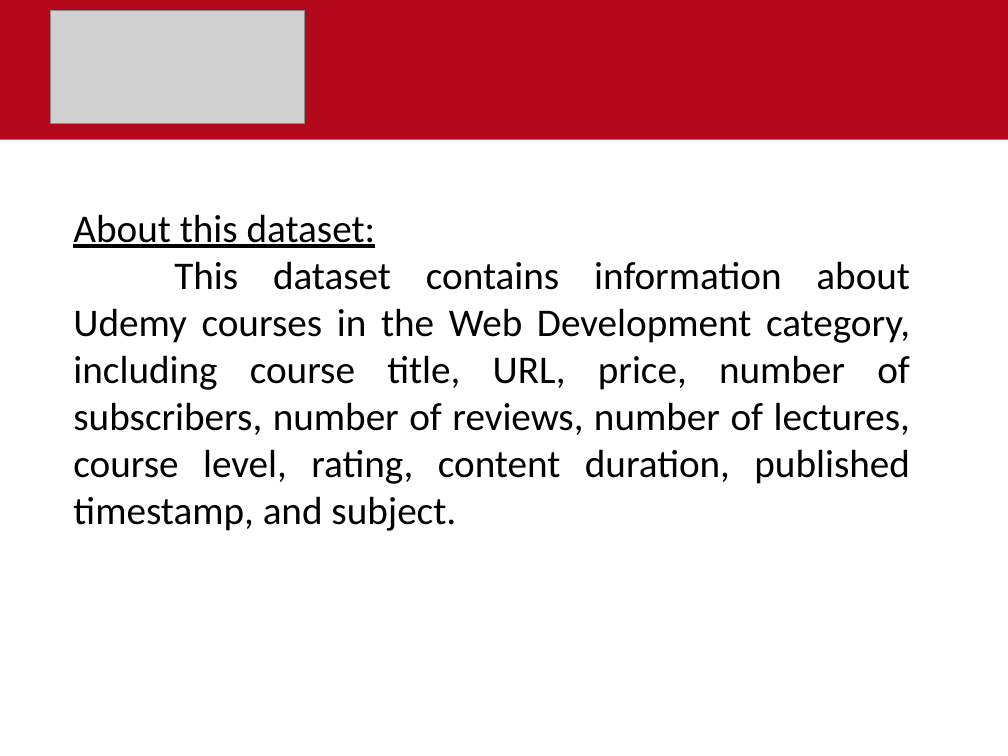
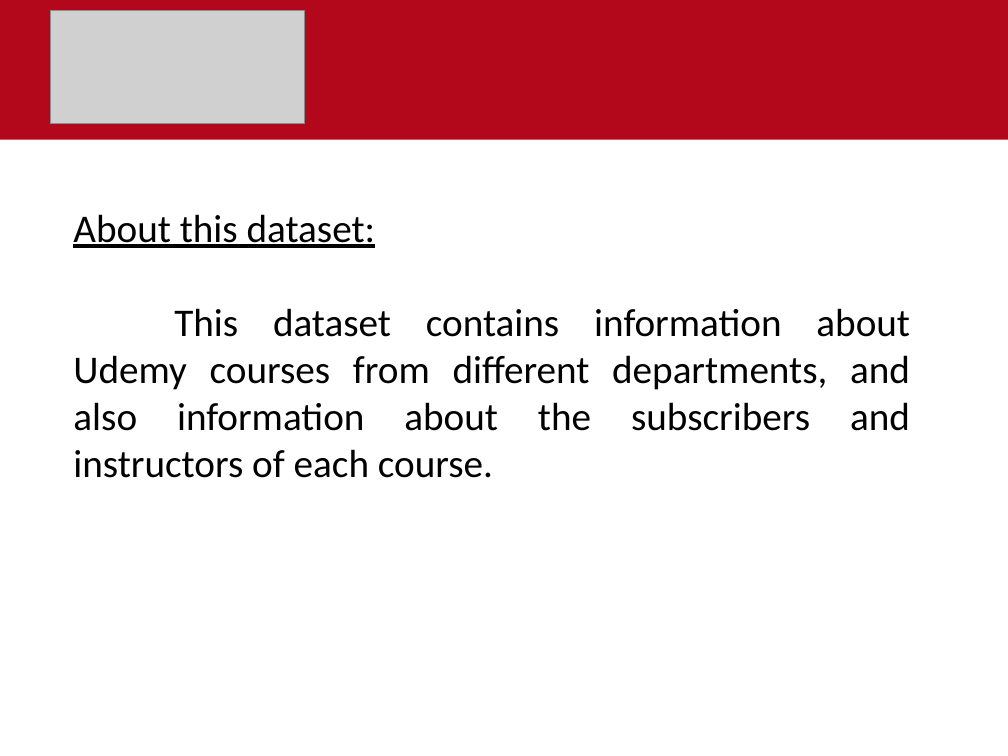
Before and after one commit to Irfankhnunipd/DB2-2022-2023, a slide deck: slide 2 of presentation.pptx. Drawn at 1008x756 pixels with LibreOffice and Linux fonts; fonts in the diff are those of the drawing; grey boxes stand for pictures. Boxes give left, top, right and bottom in pixels: in the first picture for what was removed or moved away, otherwise in the second. Text is boxed around its words. In the diff, an @@ line names an element or a change of style, - is before the commit and + after.

```diff
--- a/presentation.pptx
+++ b/presentation.pptx
@@ text at <box>73,308,910,478</box>: text changed @@
-This dataset contains information about Udemy courses in the Web Development category, including course title, URL, price, number of subscribers, number of reviews, number of lectures, course level, rating, content duration, published timestamp, and subject.
+This dataset contains information about Udemy courses from different departments, and also information about the subscribers and instructors of each course.
```
Also in this commit, not shown: 7 other slides changed.
